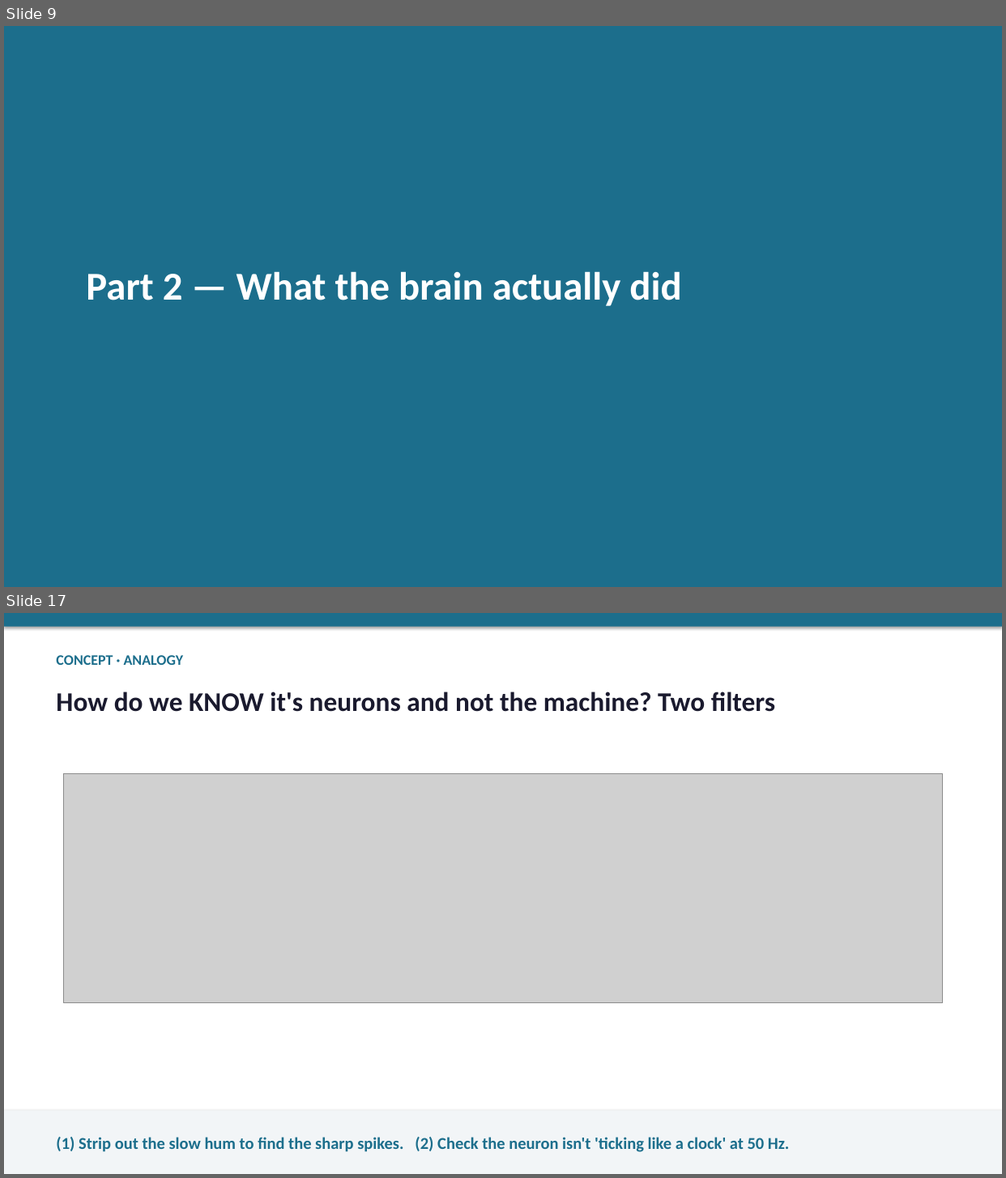
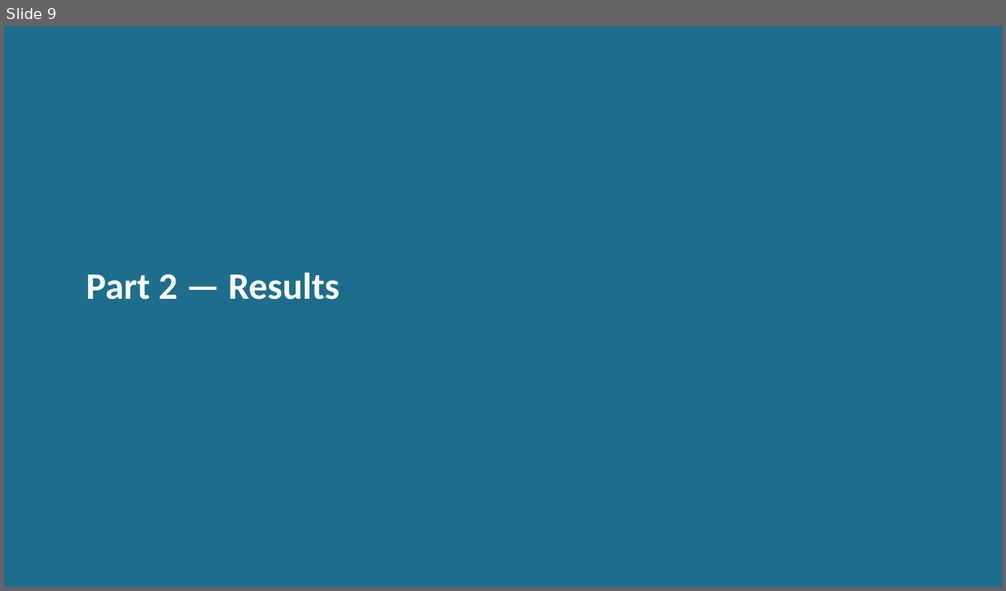
Before and after one commit to wehabit/hpaticmousebuzsakilab, a slide deck: presentation/haptic_brain_talk.pptx. Shown one above the other, each under a label of ours: slides 9 and 17 before the commit, slide 9 after it; the slides between them are not shown. The pictures are 1006x1178 and 1006x591 pixels, drawn with LibreOffice and Linux fonts; fonts in the diff are those of the drawing; grey boxes stand for pictures. Boxes give left, top, right and bottom in pixels: in the first picture for what was removed or moved away, otherwise in the second. Text is boxed around its words. In the diff, an @@ line names an element or a change of style, - is before the commit and + after.

```diff
--- a/presentation/haptic_brain_talk.pptx
+++ b/presentation/haptic_brain_talk.pptx
@@ slide 17 removed at [4, 613, 1002, 1174], background #FFFFFF @@
@@ rectangle removed at [4, 613, 1002, 627] @@
@@ text removed at [56, 655, 184, 665] @@
-CONCEPT · ANALOGY
@@ text removed at [56, 692, 775, 712] @@
-How do we KNOW it's neurons and not the machine? Two filters
@@ picture removed at [64, 774, 942, 1003] @@
@@ rectangle removed at [4, 1111, 1002, 1174] @@
@@ text removed at [56, 1137, 790, 1152] @@
-(1) Strip out the slow hum to find the sharp spikes. (2) Check the neuron isn't 'ticking like a clock' at 50 Hz.
@@ slide 9 changed as well @@
@@ text at [86, 272, 339, 300]: text changed; size 38 to 36 pt @@
-Part 2 — What the brain actually did
+Part 2 — Results
```
Also in this commit, not shown: 18 other slides changed, 7 slides added, 6 other slides removed, 9 other files.
